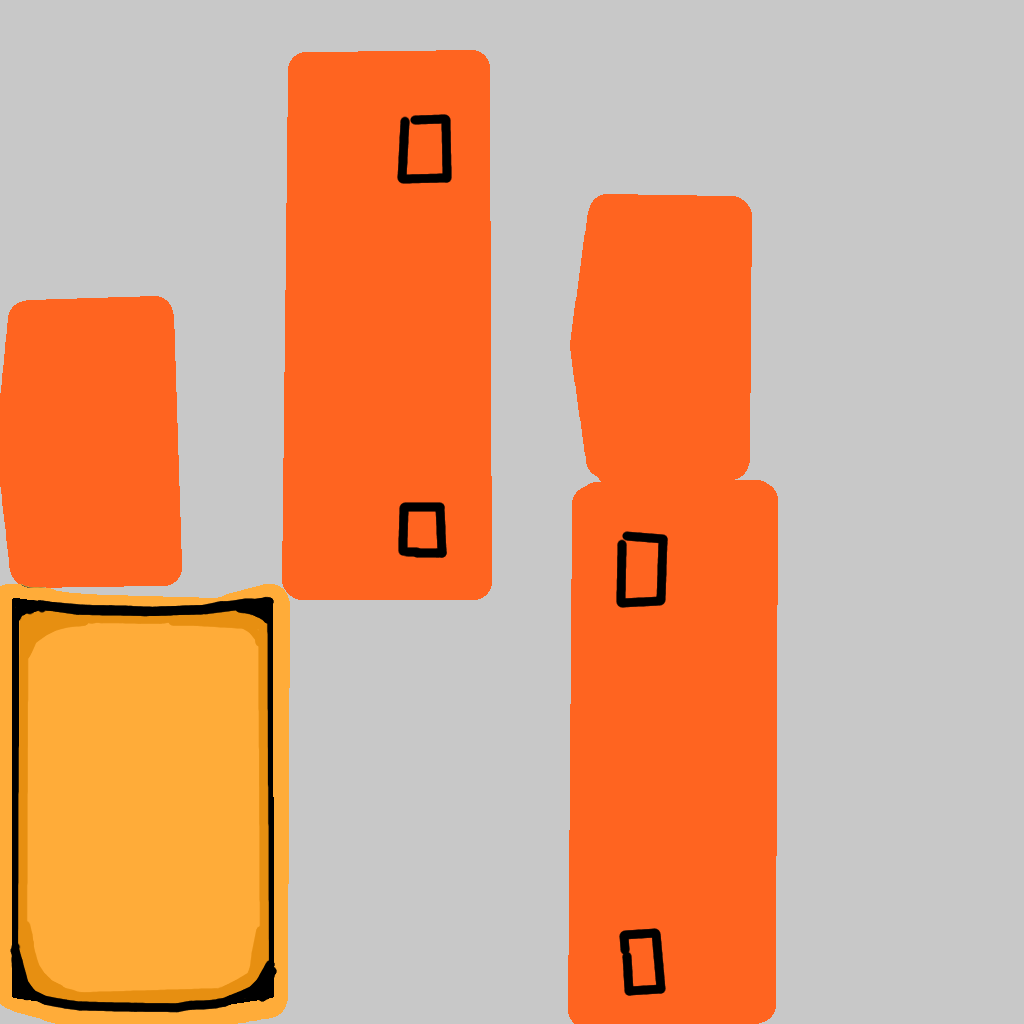
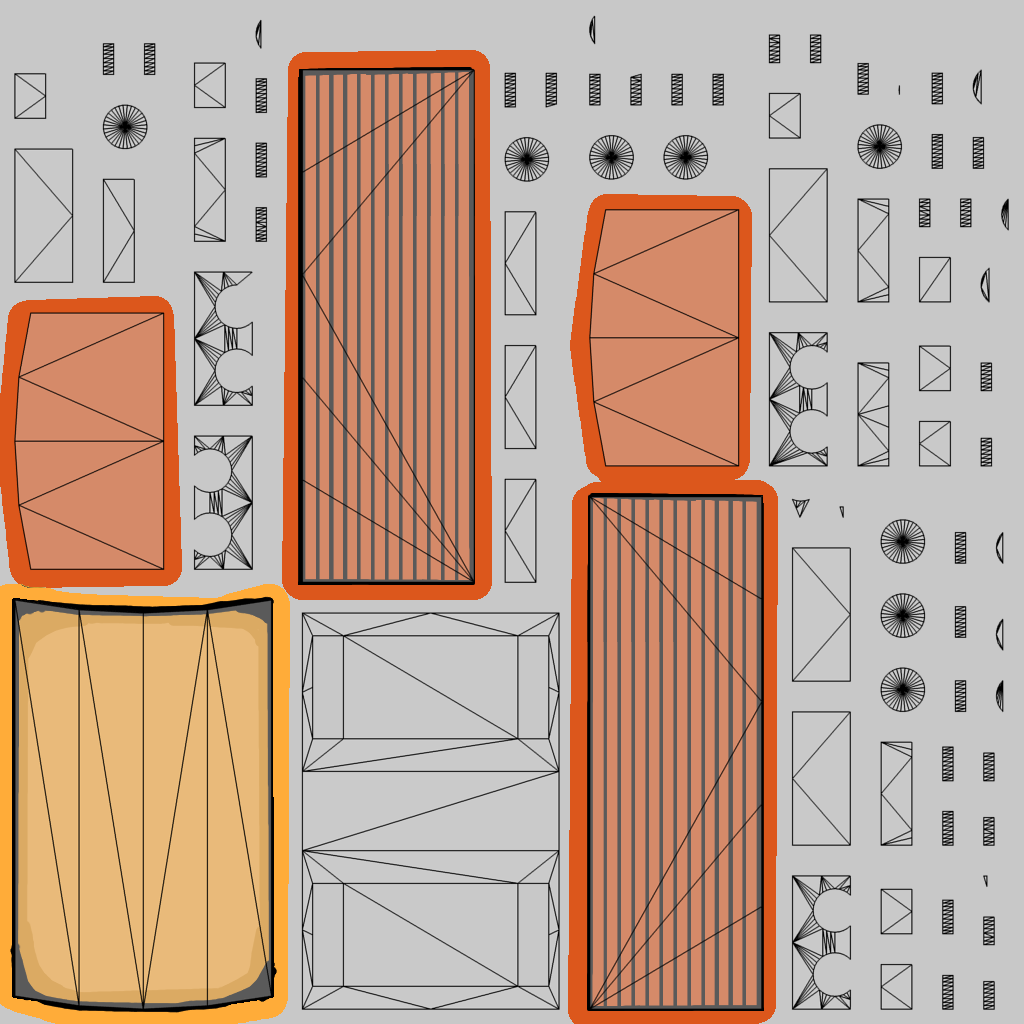
Layers edited between the first and the second 1024×1024 image:
showed "overlay uv" over [14, 15, 1009, 1010]
renamed "sides-detail" to "sides-detail-siding", painted on it over [298, 67, 764, 1011]
painted on "solid-1" over [0, 50, 778, 1024]
